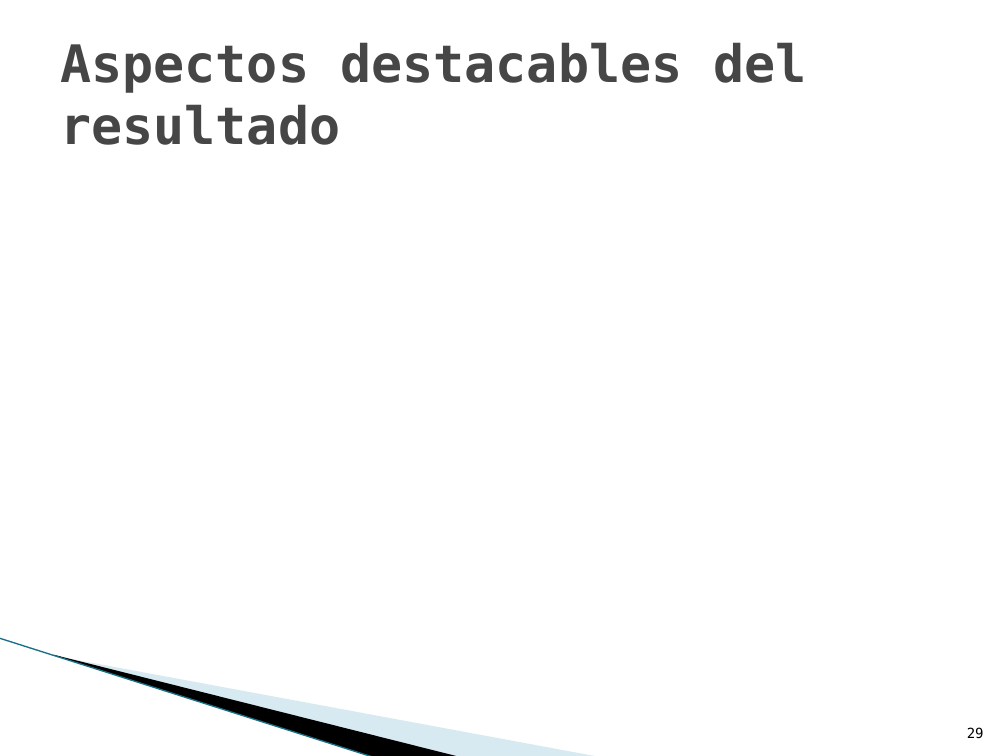
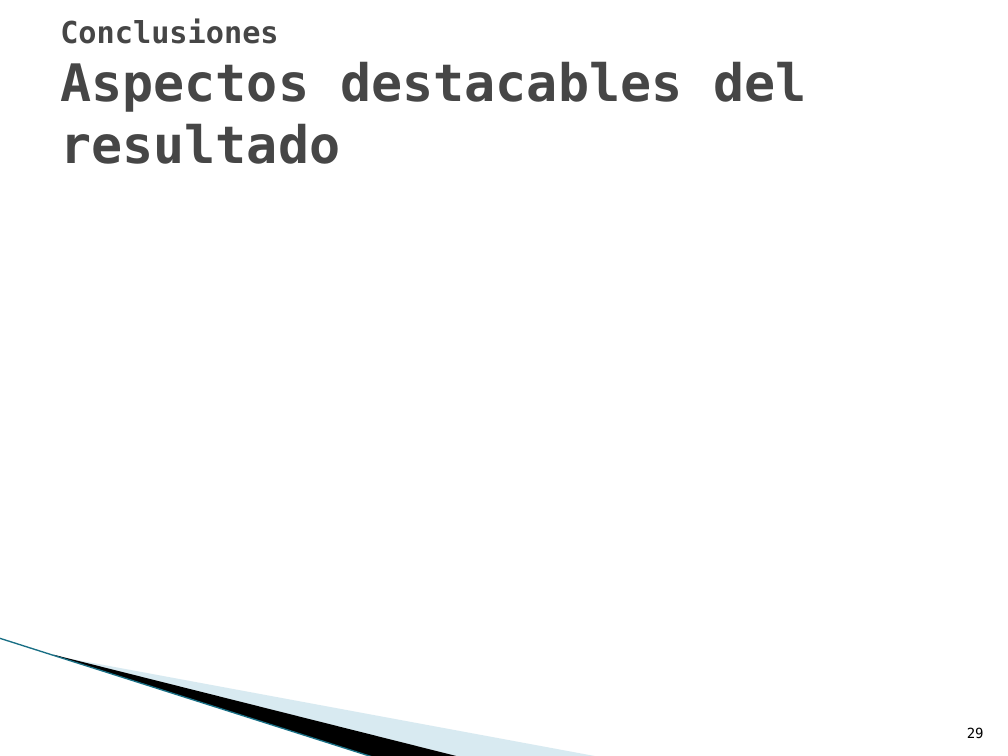
Before and after one commit to txedo/uclm-esi-alarcos, a slide deck: slide 29 of presentation/presentation.pptx. Drawn at 1008x756 pixels with LibreOffice and Linux fonts; fonts in the diff are those of the drawing; background and template pictures are left out. Boxes give left, top, right and bottom in pixels: in the first picture for what was removed or moved away, otherwise in the second. Text is boxed around its words. In the diff, an @@ line names an element or a change of style, - is before the commit and + after.

```diff
--- a/presentation/presentation.pptx
+++ b/presentation/presentation.pptx
@@ title at bbox=[60, 18, 807, 164]: text changed @@
-Aspectos destacables del resultado
+Conclusiones
+Aspectos destacables del resultado
```
Also in this commit, not shown: 21 other slides changed.
